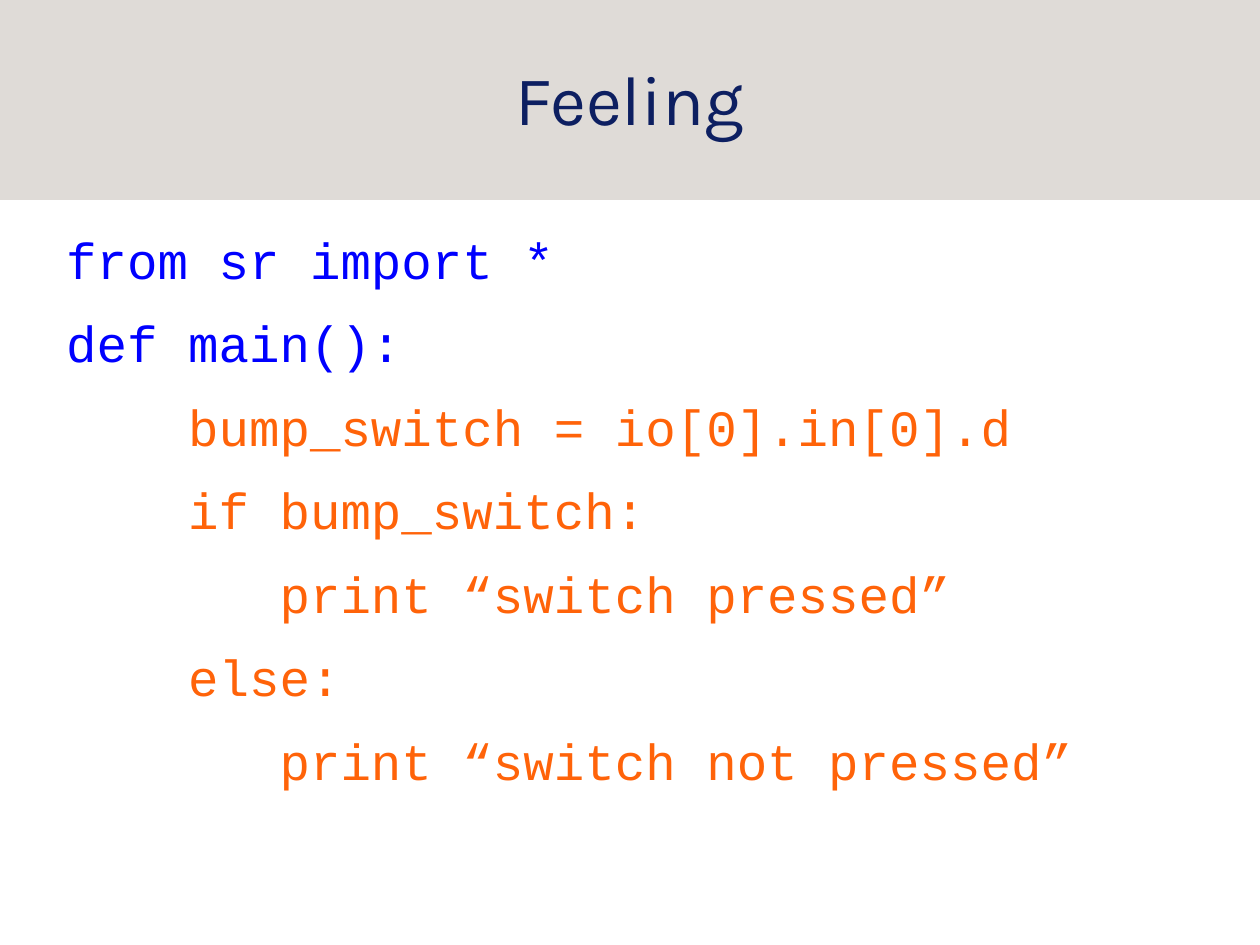
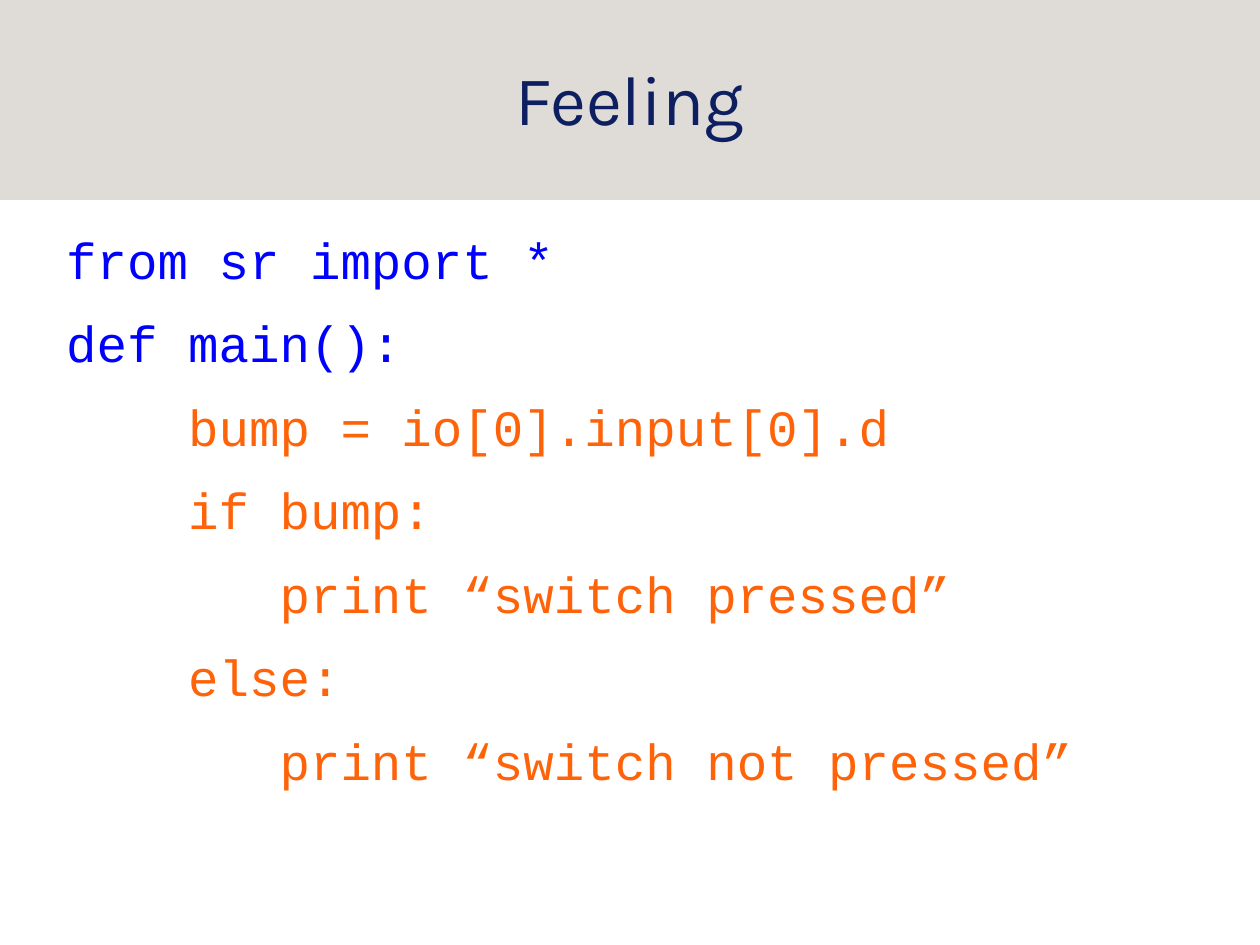
Before and after one commit to srobo-legacy/kickstart-presentations, a slide deck: slide 27 of programming/programming.odp. Drawn at 1260x945 pixels with LibreOffice and Linux fonts; fonts in the diff are those of the drawing; background and template pictures are left out. Boxes give left, top, right and bottom in pixels: in the first picture for what was removed or moved away, otherwise in the second. Text is boxed around its words. In the diff, an @@ line names an element or a change of style, - is before the commit and + after.

```diff
--- a/programming/programming.odp
+++ b/programming/programming.odp
@@ text at [188, 409, 889, 540]: text changed @@
-bump_switch = io[0].in[0].d
-if bump_switch:
+bump = io[0].input[0].d
+if bump:
```
Also in this commit, not shown: 3 other slides changed.
